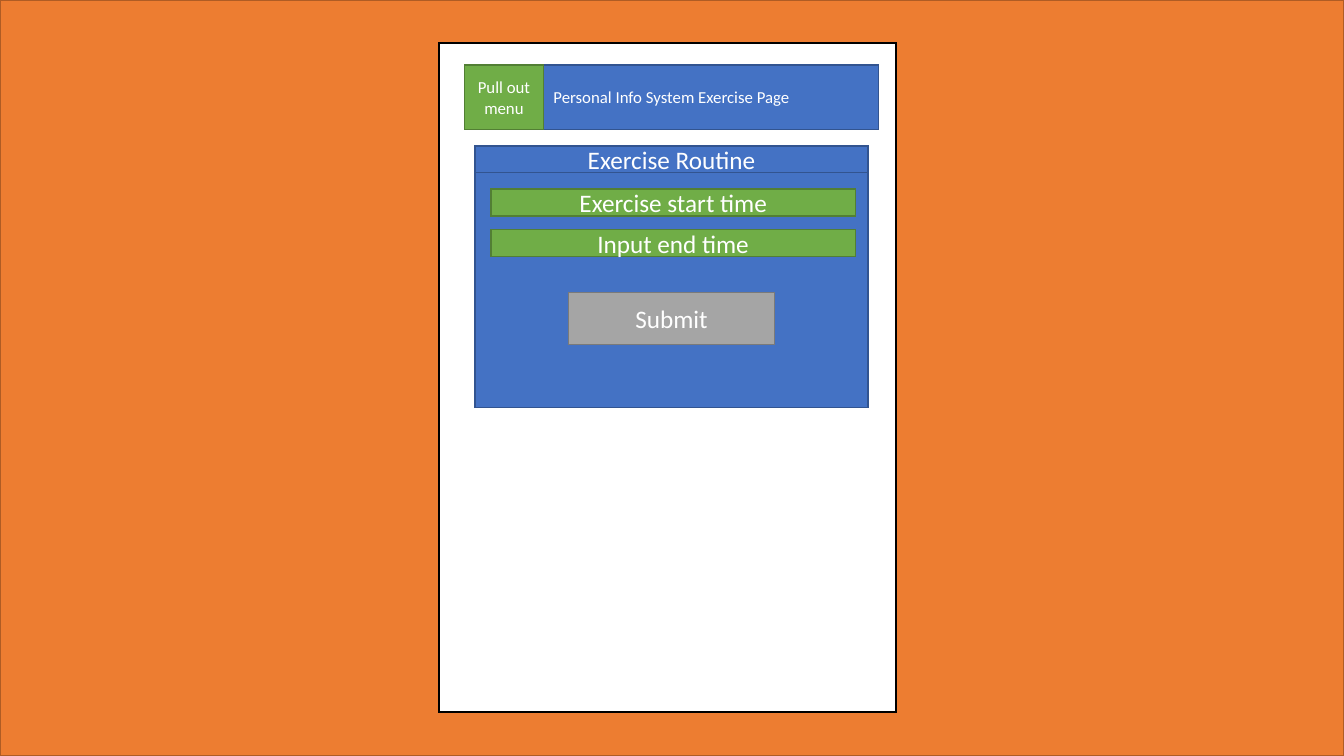
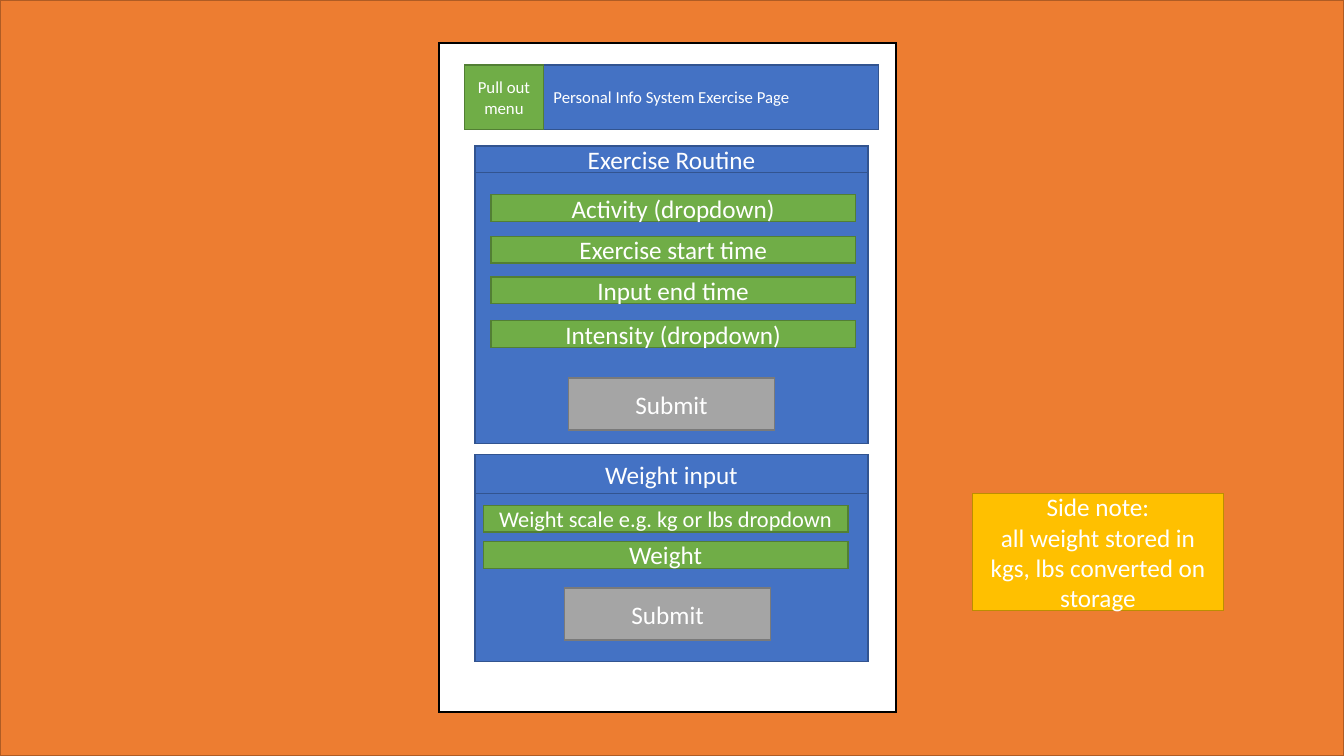
Before and after one commit to CM10313-Group-19/Personal-Infomatics-Software, a slide deck: slide 7 of ProjectInformation/Powerpoint designs/V1/powerpoint design.pptx. Drawn at 1344x756 pixels with LibreOffice and Linux fonts; fonts in the diff are those of the drawing. Boxes give left, top, right and bottom in pixels: in the first picture for what was removed or moved away, otherwise in the second. Text is boxed around its words. In the diff, an @@ line names an element or a change of style, - is before the commit and + after.

```diff
--- a/ProjectInformation/Powerpoint designs/V1/powerpoint design.pptx
+++ b/ProjectInformation/Powerpoint designs/V1/powerpoint design.pptx
@@ rectangle: place and size @@
-rectangle at (475,172,868,407)
+rectangle at (475,172,868,444)
@@ rectangle added at (491,195,856,222), fill #70AD47, outline #538035 1 pt, 18 pt, text #FFFFFF @@
+Activity (dropdown)
@@ rectangle "Exercise start time": place and size @@
-rectangle "Exercise start time" at (491,190,856,217)
+rectangle "Exercise start time" at (491,236,856,263)
@@ rectangle "Input end time": place and size @@
-rectangle "Input end time" at (491,230,856,257)
+rectangle "Input end time" at (491,277,856,304)
@@ rectangle added at (491,321,856,348), fill #70AD47, outline #538035 1 pt, 18 pt, text #FFFFFF @@
+Intensity (dropdown)
@@ rectangle "Submit": place and size @@
-rectangle "Submit" at (569,292,775,345)
+rectangle "Submit" at (569,378,775,431)
@@ rectangle added at (475,456,868,662), fill #4472C4, outline #325491 1 pt @@
@@ rectangle added at (475,455,868,494), fill #4472C4, outline #325491 1 pt, 18 pt, text #FFFFFF @@
+Weight input
@@ rectangle added at (483,505,848,532), fill #70AD47, outline #538035 1 pt, 16 pt, text #FFFFFF @@
+Weight scale e.g. kg or lbs dropdown
@@ rectangle added at (973,494,1224,611), fill #FFC000, outline #BD8E00 1 pt, 18 pt, text #FFFFFF @@
+Side note:
+all weight stored in kgs, lbs converted on storage
@@ rectangle added at (483,541,848,569), fill #70AD47, outline #538035 1 pt, 18 pt, text #FFFFFF @@
+Weight
@@ rectangle added at (565,588,771,640), fill #A5A5A5, outline #7A7A7A 1 pt, 18 pt, text #FFFFFF @@
+Submit
```
Also in this commit, not shown: 1 other slide changed.
